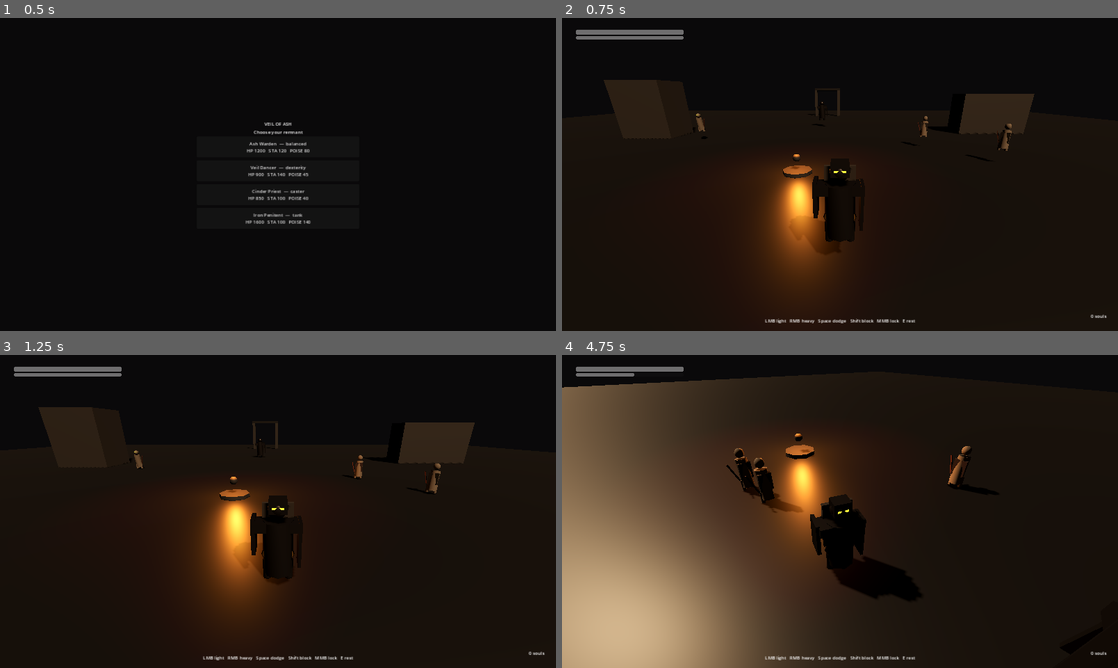
Above: before the commit, frames 1-4 (two rows, left to right).
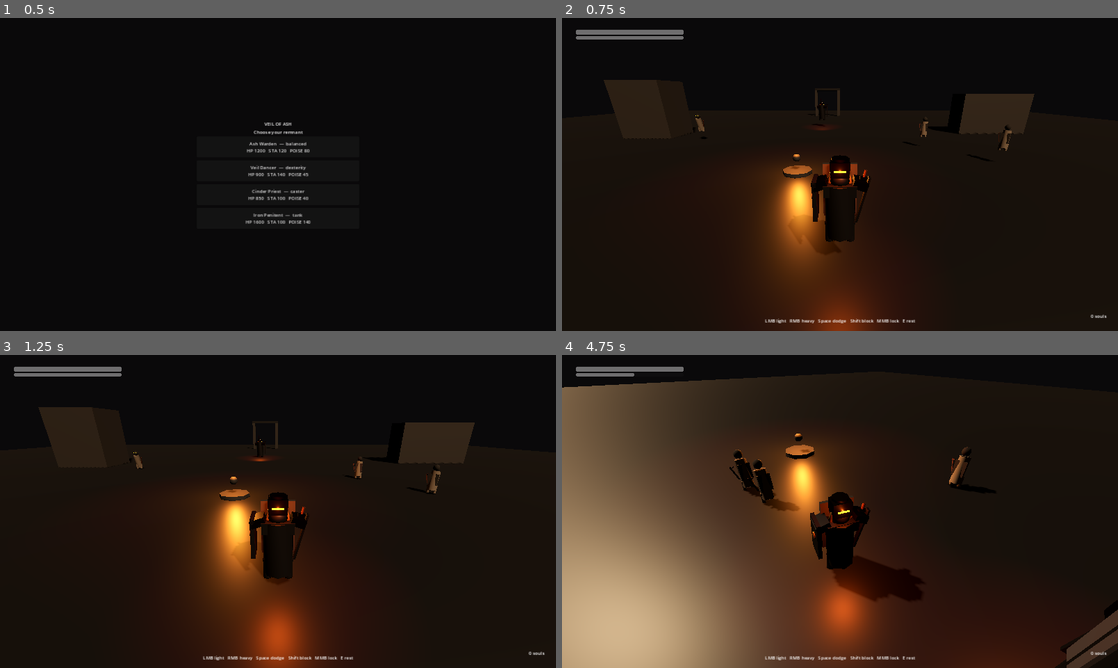
Above: after the commit, the same moments.

Repository: XalMorak/veil-of-ash
Game: Godot game, scene res://scenes/ui/character_select.tscn
The game is run twice, just before and just after one commit, with the same random seed, the same clock (stepped at 60 frames per second) and the same inputs.
Inputs (mouse positions are in pixels of both pictures, inside the frame that each line leads up to):
- Up to frame 1 (0.5 s): no input
- Up to frame 2 (0.75 s): click "Ash Warden — balanced HP 1200…" at 0.5 s
- Up to frame 3 (1.25 s): no input
- Up to frame 4 (4.75 s): move the mouse to (867, 511) at 1.27 s; hold Shift (block) 1.28-2.03 s; hold W (move_forward) from 1.28 s (still down); move the mouse to (812, 511) at 2.02 s; tap Space (dodge) at 2.1 s; move the mouse to (851, 505) at 2.77 s; right-click (851, 505) at 2.85 s; move the mouse to (834, 517) at 3.52 s; tap E (interact) at 3.6 s; move the mouse to (878, 514) at 4.27 s; click (878, 514) at 4.35 s

Frame 1 is identical in both runs. In frame 2, 2.6% of the frame differs, in the area x 24-81%, y 26-100%; in frame 3, 5.0%; in frame 4, 9.6%, in the area x 29-100%, y 29-100%.
Error in both runs: Trying to assign an array of type "Array" to a variable of type "Array[Dictionary]". (res://scripts/characters/roster.gd:19)

Commit message:
art: richer MeshKit silhouettes — helm slits, weapons, ember lights

Diff:
--- a/scripts/art/mesh_kit.gd
+++ b/scripts/art/mesh_kit.gd
@@ -13,6 +13,8 @@
 const EMBER := Color(1.0, 0.38, 0.08)
 const GOLD := Color(0.42, 0.32, 0.16)
 const VEIL := Color(0.22, 0.20, 0.22)
+const DARK_IRON := Color(0.11, 0.10, 0.11)
+const CHAR := Color(0.07, 0.06, 0.06)
 
 static func mat(albedo: Color, metallic := 0.0, roughness := 0.72, emission := Color.BLACK, e_energy := 0.0) -> StandardMaterial3D:
 	var m := StandardMaterial3D.new()
@@ -29,6 +31,9 @@
 static func steel() -> StandardMaterial3D:
 	return mat(STEEL, 0.82, 0.38)
 
+static func dark_iron() -> StandardMaterial3D:
+	return mat(DARK_IRON, 0.88, 0.32)
+
 static func soot() -> StandardMaterial3D:
 	return mat(SOOT, 0.05, 0.88)
 
@@ -52,6 +57,9 @@
 
 static func ash_skin() -> StandardMaterial3D:
 	return mat(ASH, 0.02, 0.85)
+
+static func charred() -> StandardMaterial3D:
+	return mat(CHAR, 0.12, 0.9)
 
 static func part(kind: String, pos: Vector3, size: Vector3, material: Material, rot := Vector3.ZERO) -> CSGPrimitive3D:
 	var n: CSGPrimitive3D
@@ -83,6 +91,15 @@
 	n.rotation_degrees = rot
 	return n
 
+static func ember_light(pos: Vector3, energy := 4.0, rng := 6.0) -> OmniLight3D:
+	var light := OmniLight3D.new()
+	light.light_color = EMBER
+	light.light_energy = energy
+	light.omni_range = rng
+	light.position = pos
+	light.shadow_enabled = false
+	return light
+
 static func clear(root: Node3D) -> void:
 	for c in root.get_children():
 		c.queue_free()
@@ -111,115 +128,162 @@
 		_:
 			_hollow(root)
 
-static func _humanoid(root: Node3D, body_r: float, body_h: float, head_r: float, body_mat: Material, head_mat: Material) -> void:
-	root.add_child(part("cyl", Vector3(0, 0.72, 0), Vector3(body_r, body_h, 0), body_mat))
-	root.add_child(part("sph", Vector3(0, 1.52, 0), Vector3(head_r, 0, 0), head_mat))
-	root.add_child(part("cyl", Vector3(-0.22, 0.22, 0), Vector3(0.09, 0.44, 0), body_mat))
-	root.add_child(part("cyl", Vector3(0.22, 0.22, 0), Vector3(0.09, 0.44, 0), body_mat))
+static func _humanoid(root: Node3D, body_r: float, body_h: float, head_r: float, body_mat: Material, head_mat: Material, hip_y := 0.72) -> void:
+	root.add_child(part("cyl", Vector3(0, hip_y, 0), Vector3(body_r, body_h, 0), body_mat))
+	root.add_child(part("sph", Vector3(0, hip_y + body_h * 0.5 + head_r * 0.35, 0), Vector3(head_r, 0, 0), head_mat))
+	root.add_child(part("cyl", Vector3(-body_r * 0.72, 0.22, 0), Vector3(body_r * 0.30, 0.44, 0), body_mat))
+	root.add_child(part("cyl", Vector3(body_r * 0.72, 0.22, 0), Vector3(body_r * 0.30, 0.44, 0), body_mat))
 
 static func _warden(root: Node3D) -> void:
 	var st := steel()
+	var di := dark_iron()
 	var cl := cloth()
 	var em := ember(2.4)
+	var gd := gold()
 	_humanoid(root, 0.30, 1.12, 0.20, st, st)
-	root.add_child(part("box", Vector3(0, 1.18, 0), Vector3(0.92, 0.18, 0.42), st))
-	root.add_child(part("box", Vector3(0, 1.58, 0.02), Vector3(0.34, 0.28, 0.30), st))
-	root.add_child(part("box", Vector3(0, 1.56, 0.16), Vector3(0.22, 0.04, 0.04), em))
-	root.add_child(part("box", Vector3(0, 1.05, -0.16), Vector3(0.62, 1.05, 0.08), cl))
-	root.add_child(part("box", Vector3(0.42, 0.82, 0.02), Vector3(0.06, 0.95, 0.38), st))
-	root.add_child(part("box", Vector3(-0.48, 0.95, -0.08), Vector3(0.08, 0.72, 0.42), st))
-	root.add_child(part("tor", Vector3(0, 0.55, 0), Vector3(0.22, 0.34, 0), gold(), Vector3(90, 0, 0)))
+	root.add_child(part("box", Vector3(0, 1.58, 0.02), Vector3(0.36, 0.30, 0.32), di))
+	root.add_child(part("box", Vector3(0, 1.56, 0.18), Vector3(0.22, 0.035, 0.03), em))
+	root.add_child(part("cyl", Vector3(0, 1.74, 0), Vector3(0.16, 0.08, 0), di))
+	root.add_child(part("box", Vector3(0, 1.18, 0.04), Vector3(0.62, 0.22, 0.36), st))
+	root.add_child(part("tor", Vector3(0, 1.32, 0.02), Vector3(0.16, 0.26, 0), gd, Vector3(90, 0, 0)))
+	root.add_child(part("box", Vector3(-0.38, 1.28, 0), Vector3(0.28, 0.16, 0.38), di, Vector3(0, 0, 18)))
+	root.add_child(part("box", Vector3(0.38, 1.28, 0), Vector3(0.28, 0.16, 0.38), di, Vector3(0, 0, -18)))
+	root.add_child(part("box", Vector3(0, 1.05, -0.18), Vector3(0.68, 1.12, 0.07), cl))
+	root.add_child(part("box", Vector3(0.08, 0.62, -0.22), Vector3(0.42, 0.55, 0.05), cl, Vector3(6, 8, 0)))
+	root.add_child(part("box", Vector3(-0.48, 0.95, -0.04), Vector3(0.08, 0.82, 0.46), st))
+	root.add_child(part("cyl", Vector3(-0.53, 1.02, 0.0), Vector3(0.07, 0.04, 0), gd, Vector3(0, 0, 90)))
+	root.add_child(part("box", Vector3(0.44, 0.92, 0.02), Vector3(0.045, 1.05, 0.10), st, Vector3(8, 0, -12)))
+	root.add_child(part("box", Vector3(0.46, 1.38, 0.02), Vector3(0.18, 0.04, 0.08), di, Vector3(8, 0, -12)))
+	root.add_child(part("cyl", Vector3(0.47, 1.48, 0.02), Vector3(0.03, 0.14, 0), rust(), Vector3(8, 0, -12)))
+	root.add_child(ember_light(Vector3(0, 1.56, 0.22), 1.6, 3.5))
 
 static func _dancer(root: Node3D) -> void:
 	var vl := veil()
 	var cl := cloth()
 	var st := steel()
-	_humanoid(root, 0.22, 1.05, 0.17, cl, ash_skin())
-	root.add_child(part("box", Vector3(0, 1.42, 0.12), Vector3(0.28, 0.34, 0.04), vl))
-	root.add_child(part("box", Vector3(0, 0.95, -0.12), Vector3(0.38, 1.15, 0.06), vl))
-	root.add_child(part("box", Vector3(0.38, 0.95, -0.05), Vector3(0.04, 0.72, 0.10), st, Vector3(12, 0, -18)))
-	root.add_child(part("box", Vector3(-0.38, 0.88, -0.02), Vector3(0.04, 0.62, 0.10), st, Vector3(-8, 0, 22)))
-	root.add_child(part("cyl", Vector3(0, 1.18, 0), Vector3(0.26, 0.08, 0), rust()))
+	var di := dark_iron()
+	_humanoid(root, 0.21, 1.02, 0.16, cl, ash_skin(), 0.70)
+	root.add_child(part("box", Vector3(0, 1.40, 0.14), Vector3(0.26, 0.36, 0.03), vl))
+	root.add_child(part("box", Vector3(0, 1.52, 0.02), Vector3(0.30, 0.08, 0.22), cl))
+	root.add_child(part("cyl", Vector3(0, 1.12, 0), Vector3(0.24, 0.07, 0), rust()))
+	root.add_child(part("box", Vector3(0, 0.92, -0.12), Vector3(0.36, 1.10, 0.05), vl))
+	root.add_child(part("box", Vector3(-0.10, 0.70, -0.16), Vector3(0.12, 0.85, 0.03), vl, Vector3(8, 12, 0)))
+	root.add_child(part("box", Vector3(0.12, 0.64, -0.15), Vector3(0.10, 0.78, 0.03), vl, Vector3(-6, -10, 0)))
+	root.add_child(part("box", Vector3(0.36, 0.92, -0.04), Vector3(0.035, 0.78, 0.09), di, Vector3(14, 0, -22)))
+	root.add_child(part("box", Vector3(0.40, 1.28, -0.02), Vector3(0.10, 0.03, 0.06), st, Vector3(14, 0, -22)))
+	root.add_child(part("box", Vector3(-0.36, 0.86, 0.00), Vector3(0.035, 0.70, 0.09), di, Vector3(-10, 0, 24)))
+	root.add_child(part("box", Vector3(-0.40, 1.18, 0.02), Vector3(0.10, 0.03, 0.06), st, Vector3(-10, 0, 24)))
+	root.add_child(part("cyl", Vector3(0.28, 1.08, 0.02), Vector3(0.05, 0.16, 0), st, Vector3(0, 0, 70)))
+	root.add_child(part("cyl", Vector3(-0.28, 1.08, 0.02), Vector3(0.05, 0.16, 0), st, Vector3(0, 0, -70)))
 
 static func _priest(root: Node3D) -> void:
 	var cl := cloth()
 	var st := steel()
-	var em := ember(4.0)
-	_humanoid(root, 0.28, 1.18, 0.18, cl, ash_skin())
-	root.add_child(part("cyl", Vector3(0, 1.62, 0), Vector3(0.26, 0.28, 0), cl))
-	root.add_child(part("box", Vector3(0, 0.85, -0.08), Vector3(0.72, 1.35, 0.18), cl))
-	root.add_child(part("cyl", Vector3(0.42, 1.05, -0.04), Vector3(0.035, 1.55, 0), st))
-	root.add_child(part("sph", Vector3(0.42, 1.88, -0.04), Vector3(0.12, 0, 0), em))
-	root.add_child(part("tor", Vector3(0.42, 1.88, -0.04), Vector3(0.10, 0.16, 0), st))
-	root.add_child(part("sph", Vector3(-0.18, 0.72, 0.16), Vector3(0.08, 0, 0), rust()))
+	var di := dark_iron()
+	var em := ember(4.2)
+	_humanoid(root, 0.27, 1.16, 0.17, cl, ash_skin(), 0.74)
+	root.add_child(part("cyl", Vector3(0, 1.62, -0.02), Vector3(0.28, 0.32, 0), cl))
+	root.add_child(part("box", Vector3(0, 1.58, 0.14), Vector3(0.30, 0.22, 0.08), cl))
+	root.add_child(part("box", Vector3(0, 0.82, -0.06), Vector3(0.78, 1.38, 0.22), cl))
+	root.add_child(part("box", Vector3(0, 0.55, -0.14), Vector3(0.62, 0.85, 0.10), cl, Vector3(8, 0, 0)))
+	root.add_child(part("cyl", Vector3(0, 1.05, 0.04), Vector3(0.29, 0.06, 0), rust()))
+	root.add_child(part("sph", Vector3(-0.18, 0.70, 0.18), Vector3(0.07, 0, 0), rust()))
+	root.add_child(part("cyl", Vector3(-0.18, 0.86, 0.18), Vector3(0.012, 0.28, 0), di))
+	root.add_child(part("cyl", Vector3(0.44, 1.02, -0.04), Vector3(0.032, 1.62, 0), st))
+	root.add_child(part("tor", Vector3(0.44, 1.90, -0.04), Vector3(0.09, 0.16, 0), di))
+	root.add_child(part("sph", Vector3(0.44, 1.90, -0.04), Vector3(0.11, 0, 0), em))
+	root.add_child(part("box", Vector3(0.44, 2.04, -0.04), Vector3(0.03, 0.14, 0.03), di))
+	root.add_child(ember_light(Vector3(0.44, 1.90, -0.04), 5.0, 8.0))
 
 static func _penitent(root: Node3D) -> void:
 	var st := steel()
+	var di := dark_iron()
 	var rs := rust()
-	var em := ember(1.6)
-	_humanoid(root, 0.38, 1.22, 0.21, st, st)
-	root.add_child(part("box", Vector3(0, 1.22, 0), Vector3(1.18, 0.28, 0.52), st))
-	root.add_child(part("box", Vector3(0, 1.56, 0.04), Vector3(0.32, 0.26, 0.28), rs))
-	root.add_child(part("box", Vector3(0, 1.54, 0.18), Vector3(0.18, 0.05, 0.04), em))
-	root.add_child(part("cyl", Vector3(0.55, 0.95, 0.02), Vector3(0.07, 1.35, 0), st))
-	root.add_child(part("box", Vector3(0.55, 0.28, 0.02), Vector3(0.28, 0.28, 0.28), rs))
-	root.add_child(part("cyl", Vector3(-0.32, 1.05, 0.12), Vector3(0.03, 0.85, 0), rust(), Vector3(12, 0, 18)))
-	root.add_child(part("cyl", Vector3(0.28, 1.12, 0.14), Vector3(0.03, 0.7, 0), rust(), Vector3(-10, 0, -14)))
+	var em := ember(1.8)
+	_humanoid(root, 0.38, 1.24, 0.21, st, di, 0.76)
+	root.add_child(part("box", Vector3(0, 1.58, 0.06), Vector3(0.34, 0.28, 0.28), rs))
+	root.add_child(part("box", Vector3(0, 1.56, 0.20), Vector3(0.16, 0.04, 0.03), em))
+	root.add_child(part("box", Vector3(0, 1.24, 0.02), Vector3(1.22, 0.30, 0.54), di))
+	root.add_child(part("box", Vector3(-0.52, 1.34, 0), Vector3(0.36, 0.22, 0.46), st, Vector3(0, 0, 16)))
+	root.add_child(part("box", Vector3(0.52, 1.34, 0), Vector3(0.36, 0.22, 0.46), st, Vector3(0, 0, -16)))
+	root.add_child(part("cyl", Vector3(-0.22, 0.95, 0.16), Vector3(0.025, 0.92, 0), rs, Vector3(10, 0, 12)))
+	root.add_child(part("cyl", Vector3(0.18, 1.00, 0.18), Vector3(0.025, 0.78, 0), rs, Vector3(-8, 0, -10)))
+	root.add_child(part("sph", Vector3(-0.24, 0.48, 0.22), Vector3(0.05, 0, 0), rs))
+	root.add_child(part("cyl", Vector3(0.58, 0.98, 0.04), Vector3(0.055, 1.42, 0), di))
+	root.add_child(part("box", Vector3(0.58, 0.28, 0.04), Vector3(0.32, 0.32, 0.32), rs))
+	root.add_child(part("box", Vector3(0.58, 0.28, 0.04), Vector3(0.18, 0.18, 0.18), em))
+	root.add_child(ember_light(Vector3(0.58, 0.28, 0.04), 2.2, 4.0))
 
 static func _hollow(root: Node3D) -> void:
 	var sk := ash_skin()
 	var rs := rust()
 	var cl := cloth()
-	root.add_child(part("cyl", Vector3(0, 0.62, 0.04), Vector3(0.20, 0.95, 0), sk, Vector3(8, 0, 0)))
-	root.add_child(part("sph", Vector3(0, 1.28, 0.10), Vector3(0.15, 0, 0), sk))
-	root.add_child(part("sph", Vector3(-0.06, 1.30, 0.22), Vector3(0.03, 0, 0), ember(1.2)))
-	root.add_child(part("sph", Vector3(0.06, 1.30, 0.22), Vector3(0.03, 0, 0), ember(1.2)))
-	root.add_child(part("box", Vector3(0, 0.72, -0.06), Vector3(0.42, 0.55, 0.08), cl))
-	root.add_child(part("box", Vector3(0.34, 0.70, 0.08), Vector3(0.04, 0.62, 0.08), rs, Vector3(18, 0, -20)))
-	root.add_child(part("cyl", Vector3(-0.16, 0.22, 0.06), Vector3(0.07, 0.38, 0), sk))
-	root.add_child(part("cyl", Vector3(0.16, 0.22, 0.02), Vector3(0.07, 0.38, 0), sk))
+	var ch := charred()
+	root.add_child(part("cyl", Vector3(0, 0.60, 0.08), Vector3(0.19, 0.92, 0), sk, Vector3(14, 0, 0)))
+	root.add_child(part("sph", Vector3(0.02, 1.22, 0.18), Vector3(0.145, 0, 0), ch))
+	root.add_child(part("sph", Vector3(-0.05, 1.24, 0.30), Vector3(0.032, 0, 0), ember(1.1)))
+	root.add_child(part("sph", Vector3(0.07, 1.24, 0.30), Vector3(0.032, 0, 0), ember(1.1)))
+	root.add_child(part("box", Vector3(0, 1.12, 0.22), Vector3(0.08, 0.04, 0.04), ch))
+	root.add_child(part("box", Vector3(0, 0.68, -0.02), Vector3(0.40, 0.52, 0.07), cl, Vector3(10, 0, 0)))
+	root.add_child(part("box", Vector3(0.30, 0.66, 0.12), Vector3(0.035, 0.48, 0.07), rs, Vector3(22, 0, -18)))
+	root.add_child(part("box", Vector3(0.32, 0.88, 0.10), Vector3(0.08, 0.03, 0.05), rs, Vector3(22, 0, -18)))
+	root.add_child(part("cyl", Vector3(-0.14, 0.20, 0.10), Vector3(0.065, 0.36, 0), sk, Vector3(8, 0, 0)))
+	root.add_child(part("cyl", Vector3(0.14, 0.18, 0.04), Vector3(0.065, 0.34, 0), sk, Vector3(-4, 0, 0)))
 
 static func _knight(root: Node3D) -> void:
 	var st := steel()
+	var di := dark_iron()
 	var vl := veil()
 	var em := ember(2.0)
-	root.add_child(part("cyl", Vector3(0, 0.95, 0), Vector3(0.34, 1.45, 0), st))
-	root.add_child(part("sph", Vector3(0, 1.82, 0), Vector3(0.23, 0, 0), st))
-	root.add_child(part("box", Vector3(0, 1.78, 0.16), Vector3(0.20, 0.04, 0.04), em))
-	root.add_child(part("box", Vector3(0, 1.42, 0), Vector3(1.08, 0.22, 0.48), st))
-	root.add_child(part("box", Vector3(0, 1.15, -0.22), Vector3(0.42, 1.35, 0.06), vl))
-	root.add_child(part("box", Vector3(0.52, 1.05, -0.08), Vector3(0.08, 1.25, 0.16), st, Vector3(8, 0, 0)))
+	var gd := gold()
+	root.add_child(part("cyl", Vector3(0, 0.95, 0), Vector3(0.33, 1.48, 0), st))
+	root.add_child(part("sph", Vector3(0, 1.84, 0), Vector3(0.22, 0, 0), di))
+	root.add_child(part("box", Vector3(0, 1.80, 0.18), Vector3(0.18, 0.035, 0.03), em))
+	root.add_child(part("box", Vector3(0, 1.44, 0.02), Vector3(1.10, 0.22, 0.48), di))
+	root.add_child(part("tor", Vector3(0, 1.56, 0.02), Vector3(0.18, 0.28, 0), gd, Vector3(90, 0, 0)))
+	root.add_child(part("cyl", Vector3(-0.12, 1.55, -0.28), Vector3(0.025, 1.55, 0), di))
+	root.add_child(part("box", Vector3(0.02, 1.35, -0.30), Vector3(0.38, 1.15, 0.04), vl))
+	root.add_child(part("box", Vector3(0.54, 1.05, -0.06), Vector3(0.06, 1.38, 0.14), st, Vector3(6, 0, 0)))
+	root.add_child(part("box", Vector3(0.54, 1.68, -0.06), Vector3(0.22, 0.05, 0.10), di, Vector3(6, 0, 0)))
 	root.add_child(part("cyl", Vector3(-0.24, 0.28, 0), Vector3(0.11, 0.52, 0), st))
 	root.add_child(part("cyl", Vector3(0.24, 0.28, 0), Vector3(0.11, 0.52, 0), st))
+	root.add_child(ember_light(Vector3(0, 1.80, 0.22), 1.8, 4.0))
 
 static func _behemoth(root: Node3D) -> void:
 	var st := soot()
-	var em := ember(5.0)
+	var em := ember(5.2)
 	var rs := rust()
-	root.add_child(part("box", Vector3(0, 1.15, 0.15), Vector3(1.35, 1.55, 1.8), st))
-	root.add_child(part("sph", Vector3(0, 2.05, 0.55), Vector3(0.48, 0, 0), st))
-	root.add_child(part("cyl", Vector3(-0.22, 2.48, 0.40), Vector3(0.08, 0.55, 0), rs, Vector3(18, 0, -12)))
-	root.add_child(part("cyl", Vector3(0.22, 2.48, 0.40), Vector3(0.08, 0.55, 0), rs, Vector3(18, 0, 12)))
-	root.add_child(part("box", Vector3(0, 1.15, 0.15), Vector3(1.38, 0.08, 1.82), em))
-	root.add_child(part("box", Vector3(0.85, 0.95, 0.55), Vector3(0.35, 1.55, 0.35), rs))
-	root.add_child(part("box", Vector3(-0.55, 0.42, 0.55), Vector3(0.32, 0.85, 0.32), st))
-	root.add_child(part("box", Vector3(0.35, 0.42, -0.45), Vector3(0.32, 0.85, 0.32), st))
-	root.add_child(part("box", Vector3(-0.35, 0.42, -0.45), Vector3(0.32, 0.85, 0.32), st))
+	var di := dark_iron()
+	root.add_child(part("box", Vector3(0, 1.15, 0.12), Vector3(1.38, 1.58, 1.72), st))
+	root.add_child(part("sph", Vector3(0, 2.08, 0.52), Vector3(0.50, 0, 0), st))
+	root.add_child(part("cyl", Vector3(-0.24, 2.52, 0.38), Vector3(0.08, 0.58, 0), rs, Vector3(20, 0, -14)))
+	root.add_child(part("cyl", Vector3(0.24, 2.52, 0.38), Vector3(0.08, 0.58, 0), rs, Vector3(20, 0, 14)))
+	root.add_child(part("box", Vector3(0, 1.18, 0.14), Vector3(1.40, 0.10, 1.74), em))
+	root.add_child(part("box", Vector3(0.08, 1.40, 0.98), Vector3(0.12, 0.85, 0.06), em, Vector3(0, 0, 8)))
+	root.add_child(part("box", Vector3(0.88, 0.98, 0.52), Vector3(0.38, 1.58, 0.38), rs))
+	root.add_child(part("box", Vector3(0.90, 0.18, 0.55), Vector3(0.42, 0.22, 0.42), di))
+	root.add_child(part("box", Vector3(-0.55, 0.42, 0.52), Vector3(0.34, 0.85, 0.34), st))
+	root.add_child(part("box", Vector3(0.35, 0.42, -0.48), Vector3(0.34, 0.85, 0.34), st))
+	root.add_child(part("box", Vector3(-0.35, 0.42, -0.48), Vector3(0.34, 0.85, 0.34), st))
+	root.add_child(ember_light(Vector3(0, 1.2, 0.4), 7.0, 10.0))
 
 static func _lord(root: Node3D) -> void:
 	var st := steel()
-	var cl := cloth()
-	var em := ember(6.5)
+	var di := dark_iron()
+	var cl := cloth()
+	var em := ember(6.8)
 	var gd := gold()
-	root.add_child(part("cyl", Vector3(0, 1.35, 0), Vector3(0.52, 2.15, 0), st))
-	root.add_child(part("sph", Vector3(0, 2.55, 0), Vector3(0.32, 0, 0), st))
-	root.add_child(part("tor", Vector3(0, 2.78, 0), Vector3(0.18, 0.42, 0), gd))
-	root.add_child(part("sph", Vector3(0, 1.45, 0.08), Vector3(0.28, 0, 0), em))
-	root.add_child(part("box", Vector3(0, 1.55, -0.28), Vector3(0.95, 2.05, 0.10), cl))
-	root.add_child(part("box", Vector3(0.72, 1.35, -0.12), Vector3(0.10, 2.05, 0.16), st, Vector3(6, 0, 0)))
-	var light := OmniLight3D.new()
-	light.light_color = EMBER
-	light.light_energy = 7.0
-	light.omni_range = 12.0
-	light.position = Vector3(0, 1.6, 0.1)
-	root.add_child(light)
+	root.add_child(part("cyl", Vector3(0, 1.35, 0), Vector3(0.50, 2.18, 0), di))
+	root.add_child(part("sph", Vector3(0, 2.58, 0), Vector3(0.30, 0, 0), st))
+	root.add_child(part("tor", Vector3(0, 2.82, 0), Vector3(0.16, 0.40, 0), gd))
+	root.add_child(part("box", Vector3(0, 3.02, 0), Vector3(0.06, 0.28, 0.06), gd))
+	root.add_child(part("box", Vector3(-0.22, 2.96, 0), Vector3(0.05, 0.20, 0.05), gd, Vector3(0, 0, 18)))
+	root.add_child(part("box", Vector3(0.22, 2.96, 0), Vector3(0.05, 0.20, 0.05), gd, Vector3(0, 0, -18)))
+	root.add_child(part("sph", Vector3(0, 1.48, 0.10), Vector3(0.30, 0, 0), em))
+	root.add_child(part("tor", Vector3(0, 1.48, 0.10), Vector3(0.22, 0.34, 0), st, Vector3(90, 0, 0)))
+	root.add_child(part("box", Vector3(0, 1.52, -0.30), Vector3(1.02, 2.12, 0.10), cl))
+	root.add_child(part("box", Vector3(0.76, 1.38, -0.10), Vector3(0.10, 2.18, 0.16), st, Vector3(5, 0, 0)))
+	root.add_child(part("box", Vector3(0.76, 2.42, -0.10), Vector3(0.28, 0.06, 0.12), gd, Vector3(5, 0, 0)))
+	root.add_child(part("cyl", Vector3(-0.28, 0.28, 0), Vector3(0.13, 0.55, 0), di))
+	root.add_child(part("cyl", Vector3(0.28, 0.28, 0), Vector3(0.13, 0.55, 0), di))
+	root.add_child(ember_light(Vector3(0, 1.55, 0.12), 8.0, 14.0))
